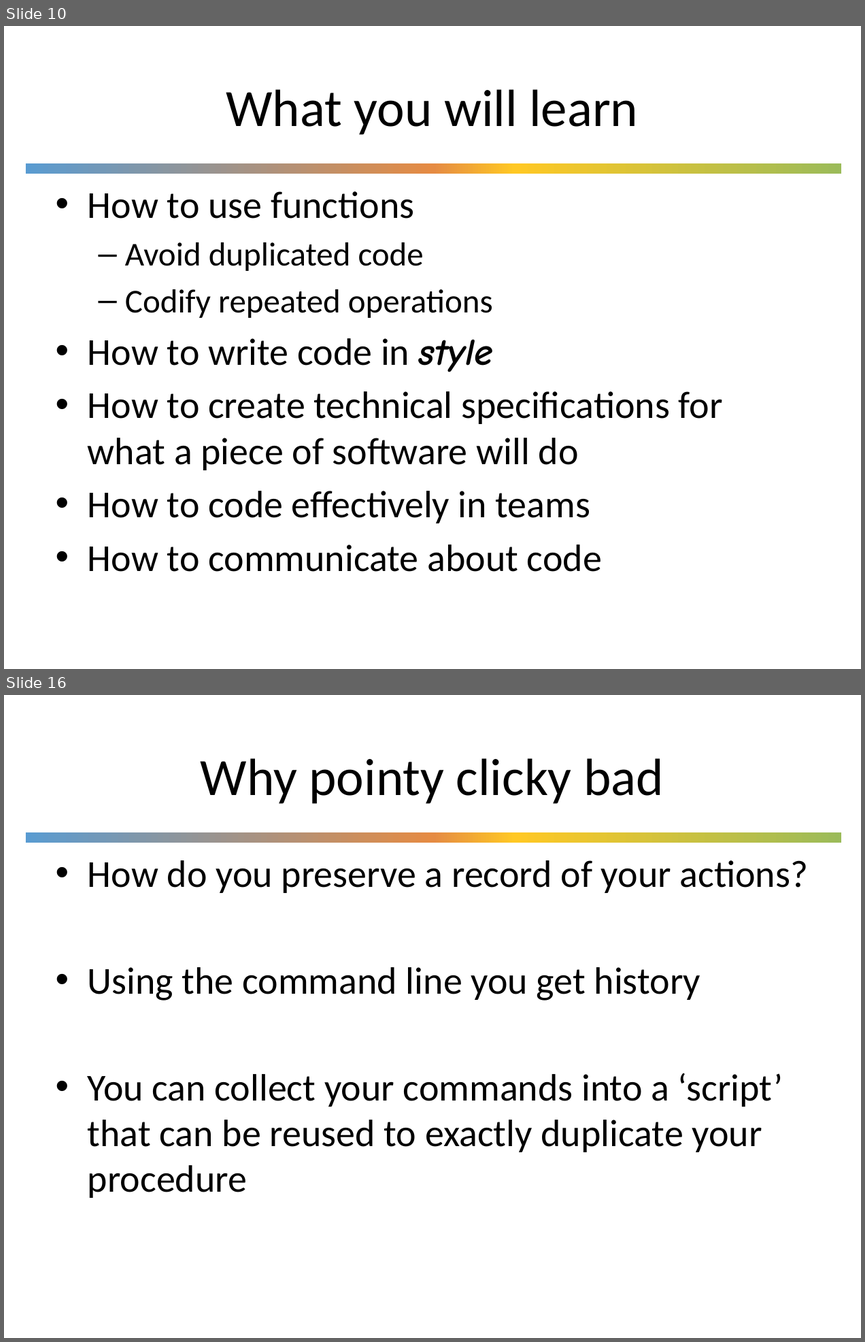
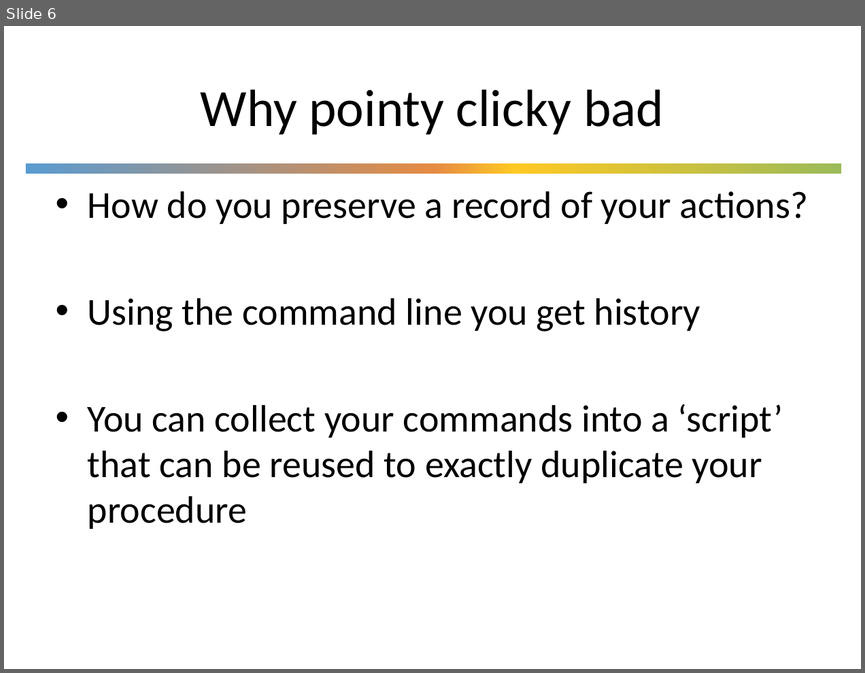
Before and after one commit to UWDIRECT/UWDIRECT.github.io, a slide deck: Wi21_content/SEDS/L1.1.Command_Line.pptx. Shown one above the other, each under a label of ours: slides 10 and 16 before the commit, slide 6 after it; the slides between them are not shown. The pictures are 865x1342 and 865x673 pixels, drawn with LibreOffice and Linux fonts; fonts in the diff are those of the drawing; background and template pictures are left out. Boxes give left, top, right and bottom in pixels: in the first picture for what was removed or moved away, otherwise in the second. Text is boxed around its words. In the diff, an @@ line names an element or a change of style, - is before the commit and + after.

```diff
--- a/Wi21_content/SEDS/L1.1.Command_Line.pptx
+++ b/Wi21_content/SEDS/L1.1.Command_Line.pptx
@@ slide 10 removed at bbox=[4, 26, 861, 669], background #FFFFFF; not listed: 1 template element that a slide beside it also shows @@
@@ title removed at bbox=[226, 89, 638, 135] @@
-What you will learn
@@ text removed at bbox=[88, 191, 723, 571] @@
-• How to use functions
-  – Avoid duplicated code
-  – Codify repeated operations
-• How to write code in style
-• How to create technical specifications for what a piece of software will do
-• How to code effectively in teams
-• How to communicate about code
@@ what was slide 16 is now slide 6 @@
```
Also in this commit, not shown: 1 slide changed, 2 slides added, 11 other slides removed.
